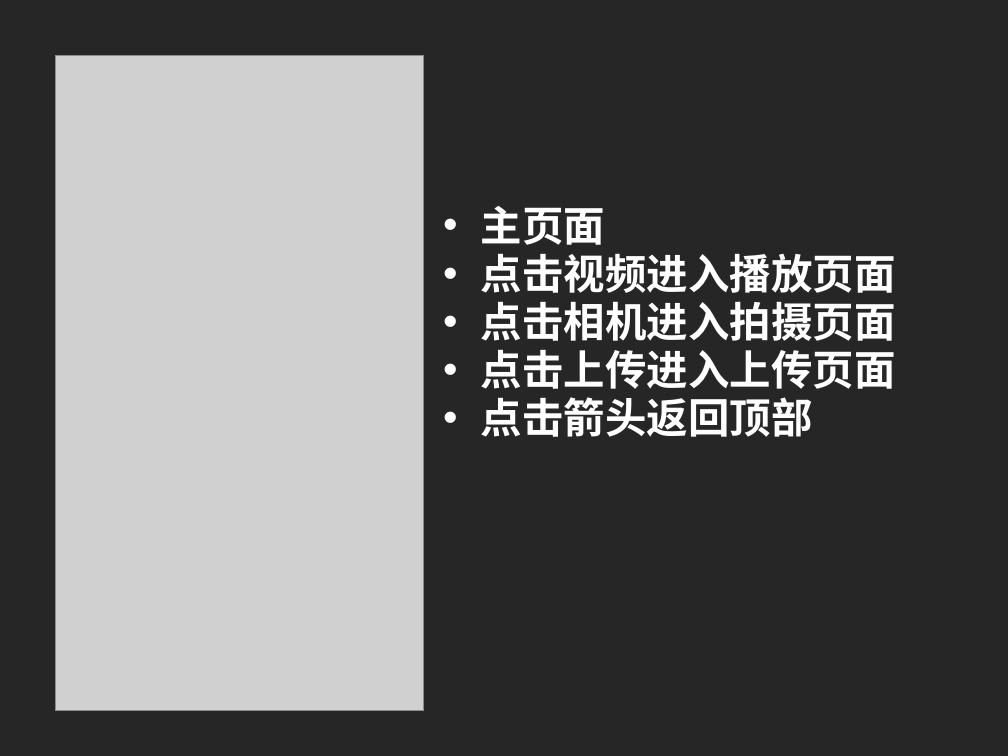
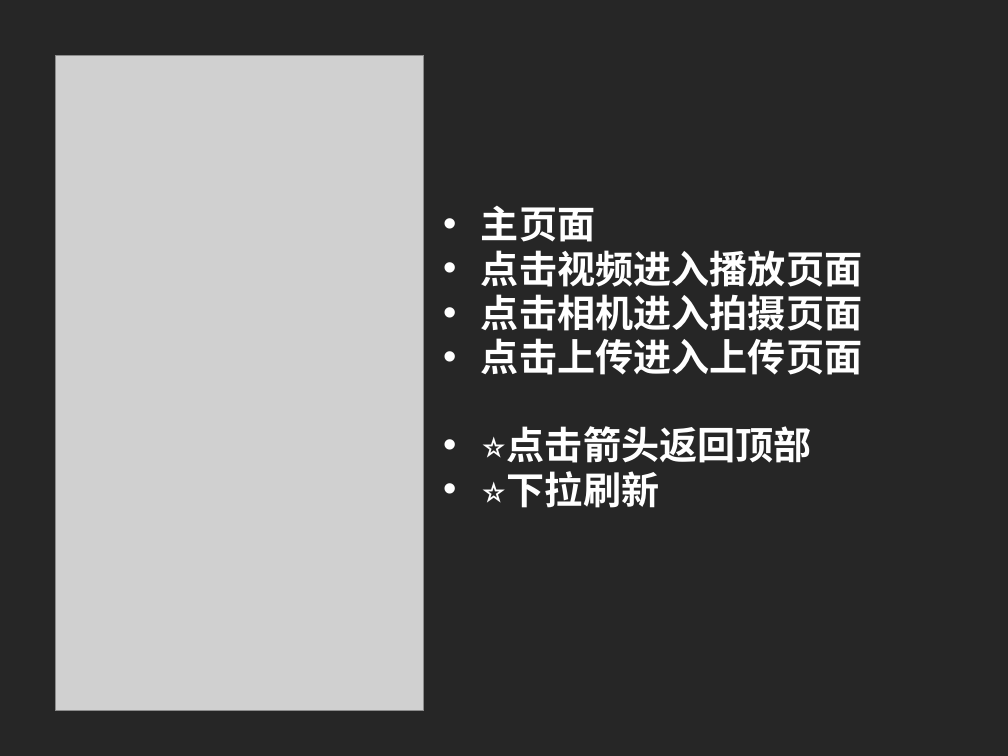
Before and after one commit to bhlt1998/AndroidHomeWork_Final, a slide deck: slide 4 of ppt/迷你抖音App答辩展示.pptx. Drawn at 1008x756 pixels with LibreOffice and Linux fonts; fonts in the diff are those of the drawing; grey boxes stand for pictures. Boxes give left, top, right and bottom in pixels: in the first picture for what was removed or moved away, otherwise in the second. Text is boxed around its words. In the diff, an @@ line names an element or a change of style, - is before the commit and + after.

```diff
--- a/ppt/迷你抖音App答辩展示.pptx
+++ b/ppt/迷你抖音App答辩展示.pptx
@@ text at (x1=481, y1=206, x2=862, y2=375): size 29.6 to 27.2 pt in "主页面", "点击视频进入播放页面", "点击相机进入拍摄页面", "点击上传进入上传页面" @@
@@ text at (x1=507, y1=426, x2=812, y2=508): text changed; size 29.6 to 27.2 pt @@
-• 点击箭头返回顶部
+• ⭐点击箭头返回顶部
+• ⭐下拉刷新
```
Also in this commit, not shown: 2 other slides changed.
